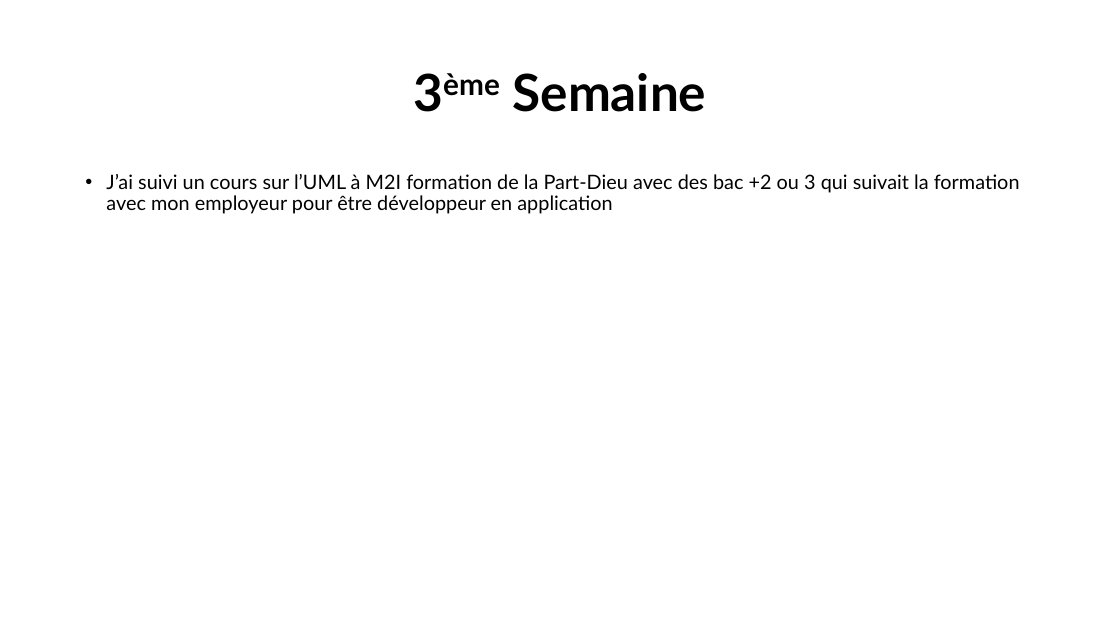
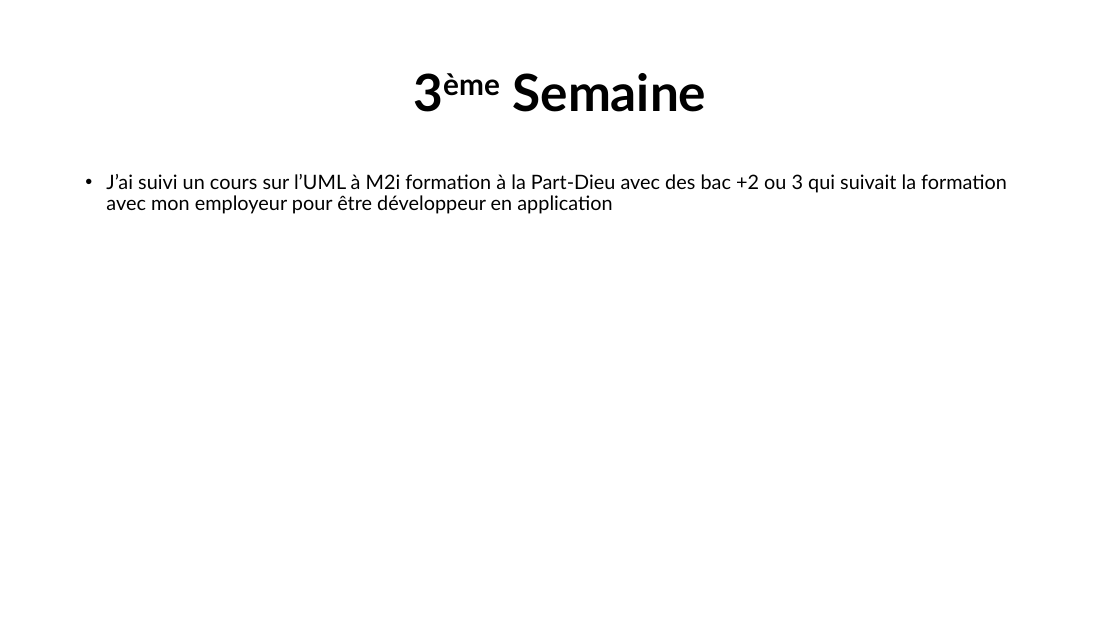
Before and after one commit to alimakri/DanCookStage, a slide deck: slide 13 of Documents/DanCook_Stage.pptx. Drawn at 1120x630 pixels with LibreOffice and Linux fonts; fonts in the diff are those of the drawing. Boxes give left, top, right and bottom in pixels: in the first picture for what was removed or moved away, otherwise in the second. Text is boxed around its words. In the diff, an @@ line names an element or a change of style, - is before the commit and + after.

```diff
--- a/Documents/DanCook_Stage.pptx
+++ b/Documents/DanCook_Stage.pptx
@@ text at (106,174,1007,214): text changed @@
-• J’ai suivi un cours sur l’UML à M2I formation de la Part-Dieu avec des bac +2 ou 3 qui suivait la formation avec mon employeur pour être développeur en application
+• J’ai suivi un cours sur l’UML à M2i formation à la Part-Dieu avec des bac +2 ou 3 qui suivait la formation avec mon employeur pour être développeur en application
```
Also in this commit, not shown: 7 other slides changed.
